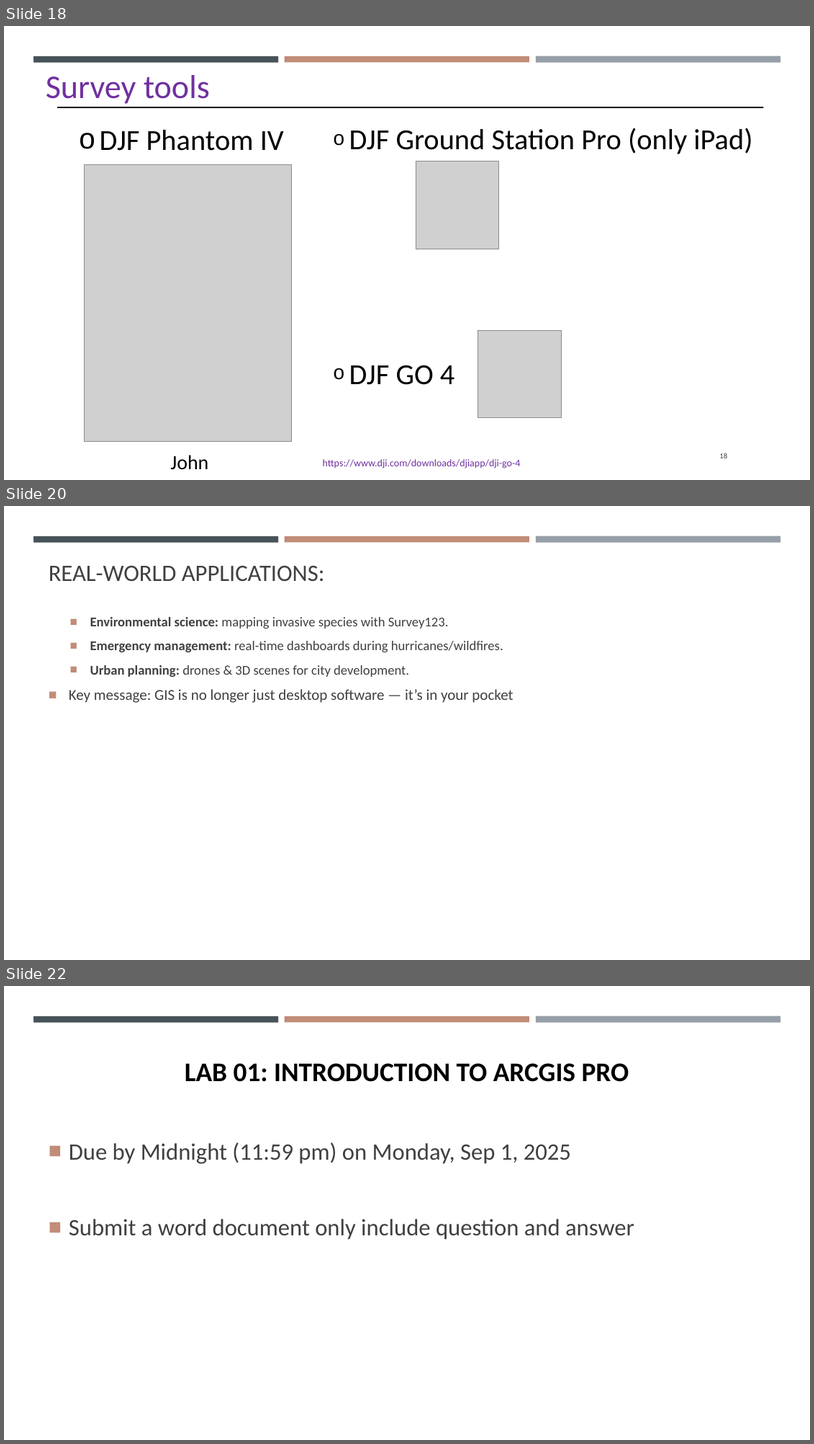
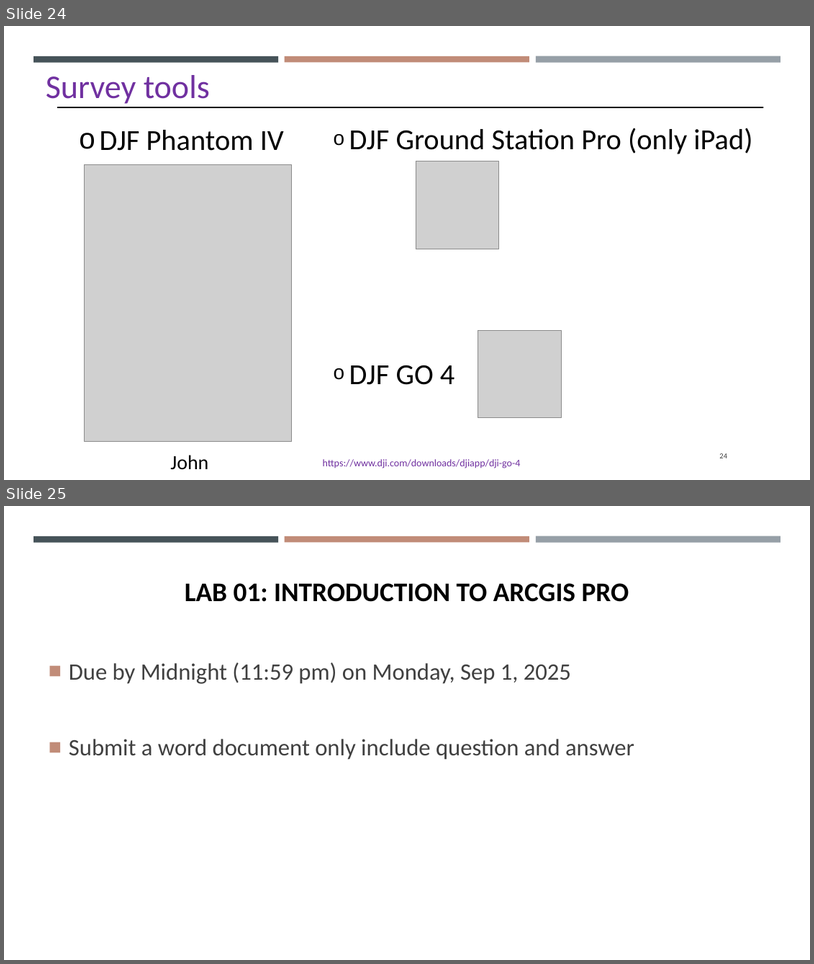
Before and after one commit to gisynw/Field_Techniques, a slide deck: docs/Lectures/Week02/Week02_Intro_To_Field_Technologies.pptx. Shown one above the other, each under a label of ours: slides 18, 20 and 22 before the commit, slides 24 and 25 after it; the slides between them are not shown. The pictures are 814x1444 and 814x964 pixels, drawn with LibreOffice and Linux fonts; fonts in the diff are those of the drawing; grey boxes stand for pictures. Boxes give left, top, right and bottom in pixels: in the first picture for what was removed or moved away, otherwise in the second. Text is boxed around its words. In the diff, an @@ line names an element or a change of style, - is before the commit and + after.

```diff
--- a/docs/Lectures/Week02/Week02_Intro_To_Field_Technologies.pptx
+++ b/docs/Lectures/Week02/Week02_Intro_To_Field_Technologies.pptx
@@ slide 20 removed at (4, 506, 810, 960), background #FFFFFF; not listed: 3 template elements that a slide beside it also shows @@
@@ title removed at (49, 566, 325, 581) @@
-REAL-WORLD APPLICATIONS:
@@ text removed at (69, 617, 513, 703) @@
-  ■ Environmental science: mapping invasive species with Survey123.
-  ■ Emergency management: real-time dashboards during hurricanes/wildfires.
-  ■ Urban planning: drones & 3D scenes for city development.
-■ Key message: GIS is no longer just desktop software — it’s in your pocket
@@ what was slide 18 is now slide 24 @@
@@ page number at (720, 453, 728, 458): text changed @@
-18
+24
@@ what was slide 22 is now slide 25 @@
```
Also in this commit, not shown: 12 slides changed, 6 slides added, 2 other slides removed.
